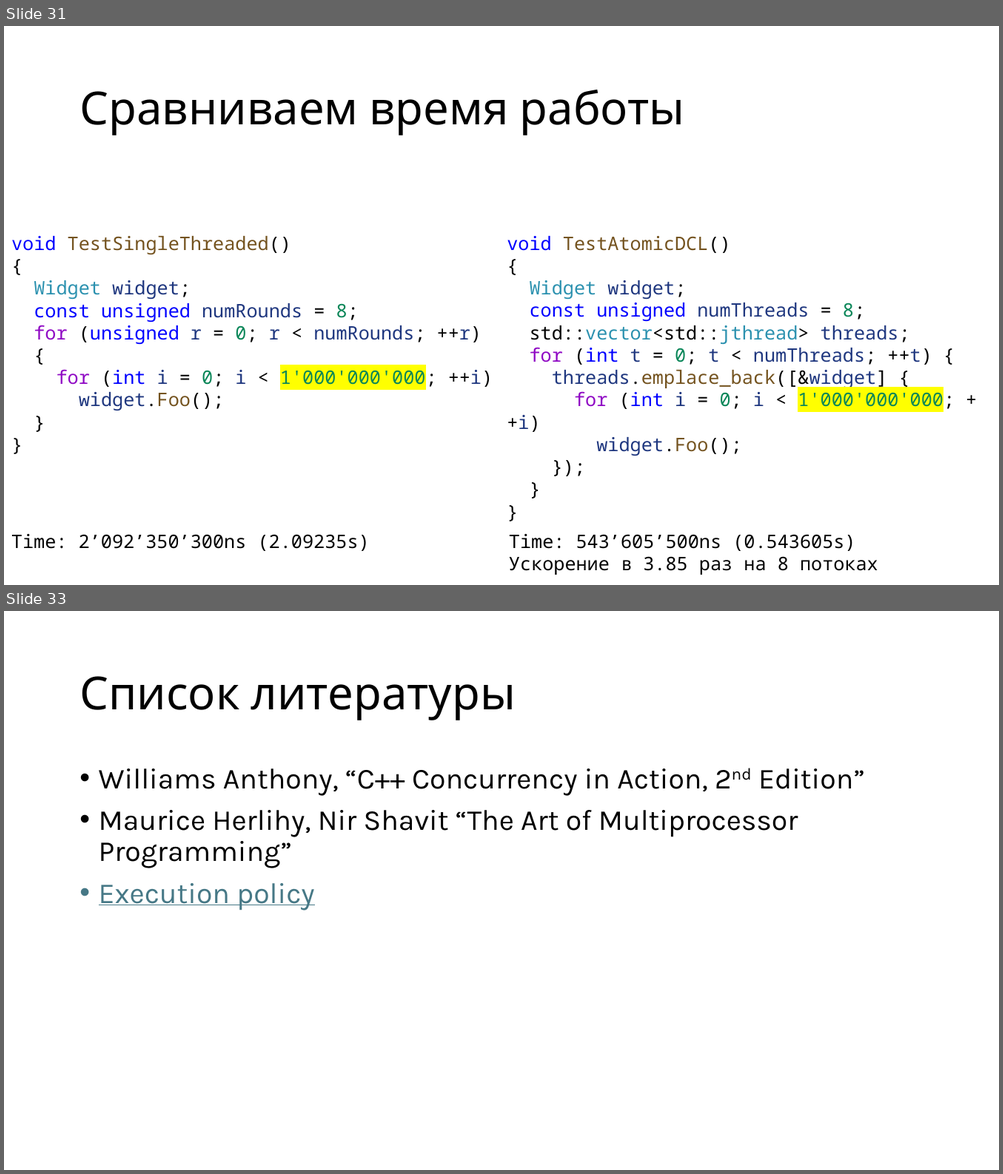
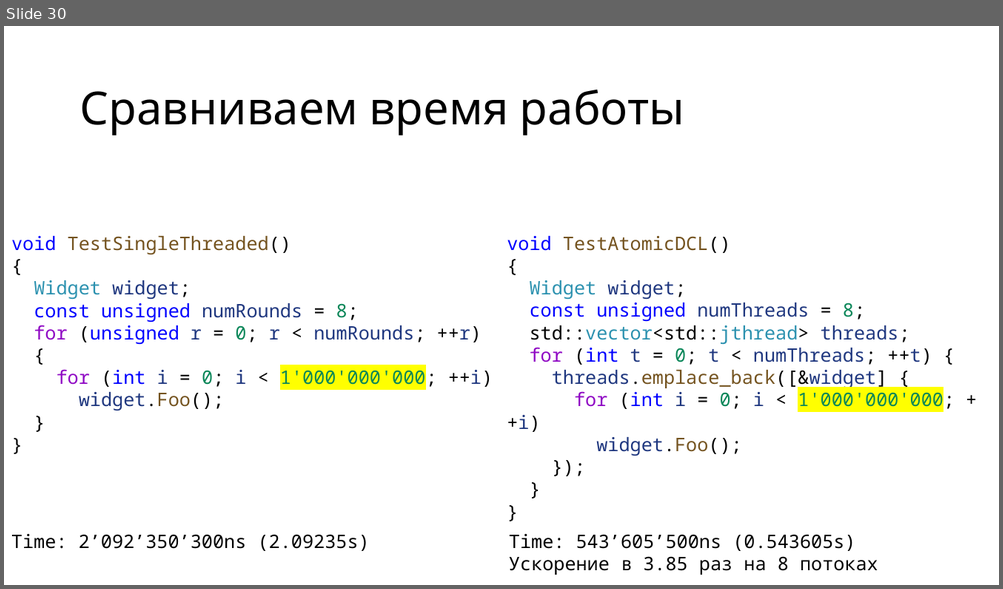
Before and after one commit to alexey-malov/pc, a slide deck: lectures/08/Модель памяти и атомарные операции.pptx. Shown one above the other, each under a label of ours: slides 31 and 33 before the commit, slide 30 after it; the slides between them are not shown. The pictures are 1003x1174 and 1003x589 pixels, drawn with LibreOffice and Linux fonts; fonts in the diff are those of the drawing. Boxes give left, top, right and bottom in pixels: in the first picture for what was removed or moved away, otherwise in the second. Text is boxed around its words. In the diff, an @@ line names an element or a change of style, - is before the commit and + after.

```diff
--- a/lectures/08/Модель памяти и атомарные операции.pptx
+++ b/lectures/08/Модель памяти и атомарные операции.pptx
@@ slide 33 removed at bbox=[4, 611, 999, 1170], background #FFFFFF @@
@@ title removed at bbox=[79, 676, 515, 721] @@
-Список литературы
@@ text removed at bbox=[99, 769, 865, 911] @@
-• Williams Anthony, “C++ Concurrency in Action, 2nd Edition”
-• Maurice Herlihy, Nir Shavit “The Art of Multiprocessor Programming”
-• Execution policy
@@ what was slide 31 is now slide 30 @@
```
Also in this commit, not shown: 14 slides changed, 1 slide added, 2 other slides removed, 1 other file.
